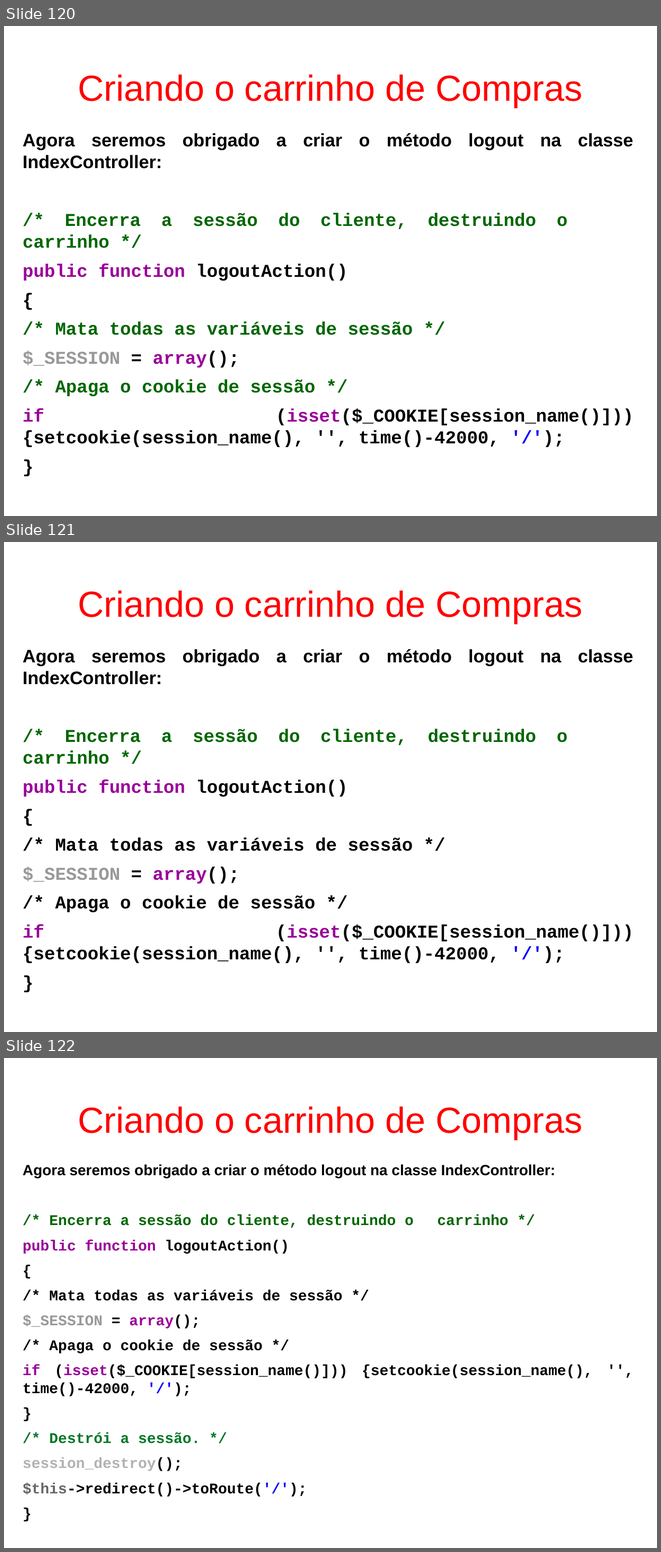
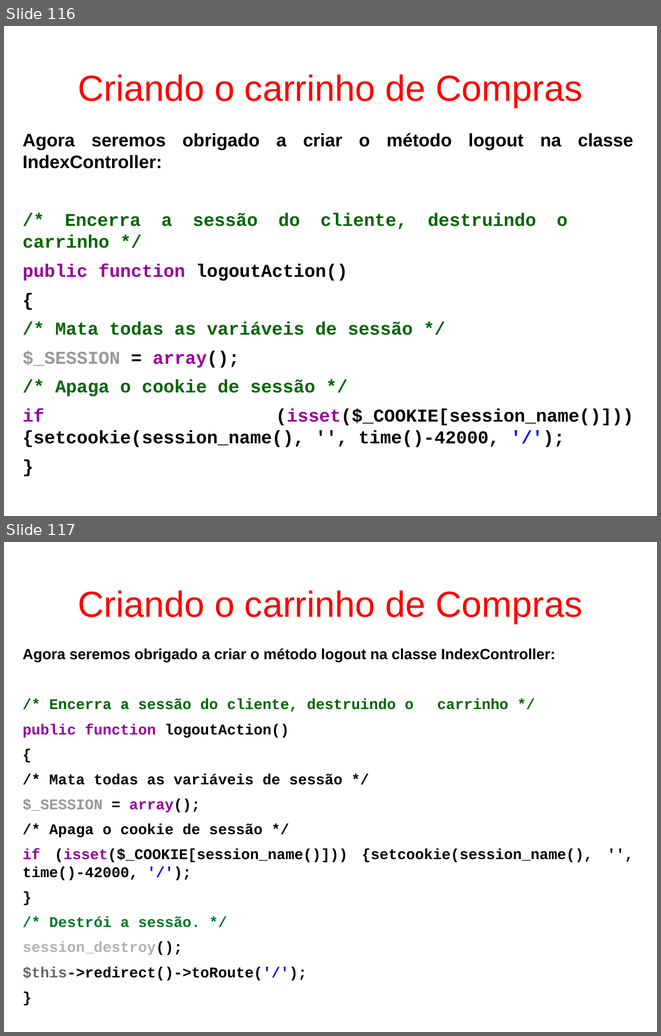
Before and after one commit to fgsl/lojasacme, a slide deck: docs/tutorial.odp. Shown one above the other, each under a label of ours: slides 120, 121 and 122 before the commit, slides 116 and 117 after it. The pictures are 661x1552 and 661x1036 pixels, drawn with LibreOffice and Linux fonts; fonts in the diff are those of the drawing. Boxes give left, top, right and bottom in pixels: in the first picture for what was removed or moved away, otherwise in the second. Text is boxed around its words. In the diff, an @@ line names an element or a change of style, - is before the commit and + after.

```diff
--- a/docs/tutorial.odp
+++ b/docs/tutorial.odp
@@ slide 121 removed at (4,542,657,1032), background #FFFFFF @@
@@ title removed at (78,590,582,623) @@
-Criando o carrinho de Compras
@@ text removed at (23,649,634,963) @@
-Agora seremos obrigado a criar o método logout na classe IndexController:
-/* Encerra a sessão do cliente, destruindo o carrinho */
-public function logoutAction()
-{
-/* Mata todas as variáveis de sessão */
-$_SESSION = array();
-/* Apaga o cookie de sessão */
-if (isset($_COOKIE[session_name()])) {setcookie(session_name(), '', time()-42000, '/');
-}
@@ what was slide 120 is now slide 116 @@
@@ what was slide 122 is now slide 117 @@
```
Also in this commit, not shown: 1 slide changed, 4 other slides removed, 11 other files.
